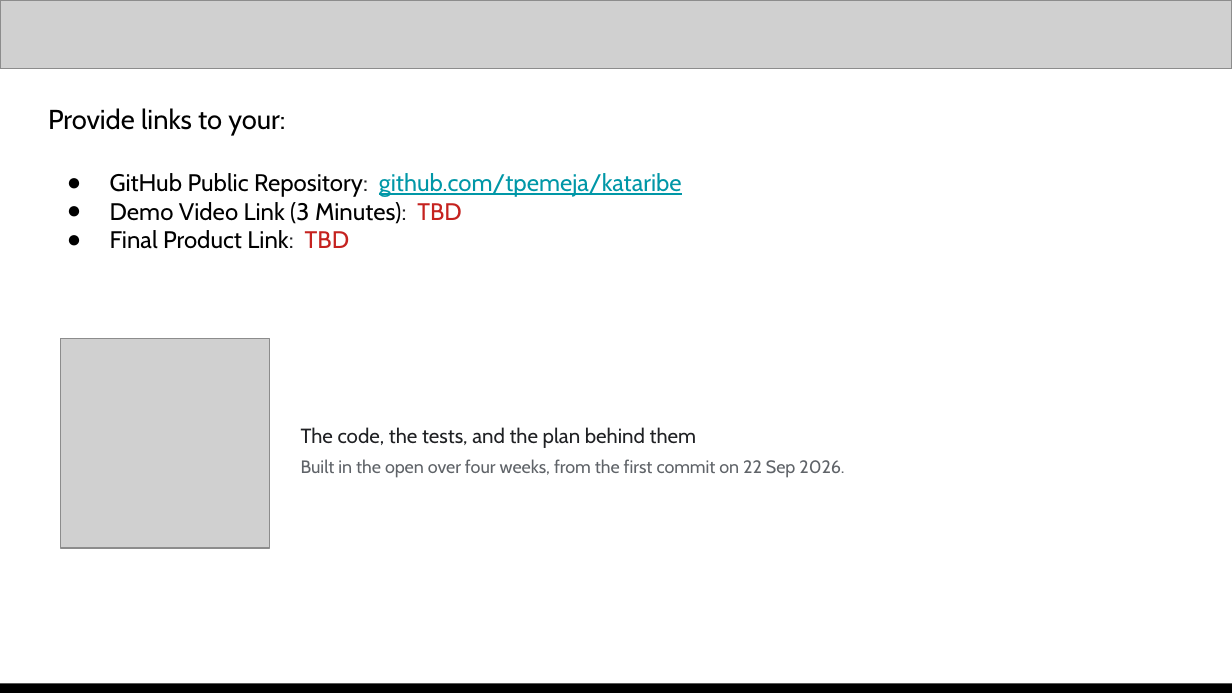
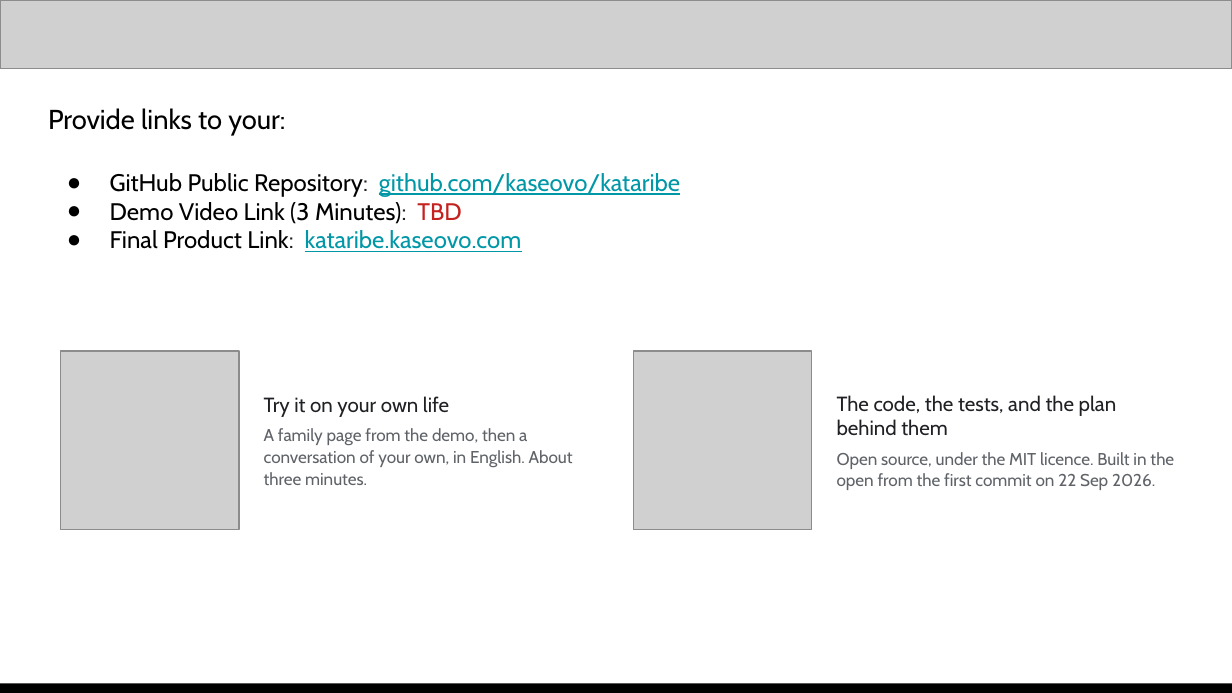
Before and after one commit to kaseovo/kataribe, a slide deck: slide 13 of docs/demo/kataribe-pitch-deck.pptx. Drawn at 1232x693 pixels with LibreOffice and Linux fonts; fonts in the diff are those of the drawing; grey boxes stand for pictures. Boxes give left, top, right and bottom in pixels: in the first picture for what was removed or moved away, otherwise in the second. Text is boxed around its words. In the diff, an @@ line names an element or a change of style, - is before the commit and + after.

```diff
--- a/docs/demo/kataribe-pitch-deck.pptx
+++ b/docs/demo/kataribe-pitch-deck.pptx
@@ text at (110,173,680,197): text changed @@
-● GitHub Public Repository: github.com/tpemeja/kataribe
+● GitHub Public Repository: github.com/kaseovo/kataribe
@@ text at (110,230,522,252): text changed; text colour #000000 to #0097A7 @@
-● Final Product Link: TBD
+● Final Product Link: kataribe.kaseovo.com
@@ picture: place and size @@
-picture at (60,339,270,548)
+picture at (60,351,239,530)
@@ picture added at (633,351,812,530) @@
@@ text "The code, the tests, and ...": place and size @@
-text "The code, the tests, and ..." at (301,427,844,478)
+text "The code, the tests, and ..." at (837,395,1174,490)
@@ text added at (264,396,573,485), 10 pt, text #5F6368 @@
+Try it on your own life
+A family page from the demo, then a conversation of your own, in English. About three minutes.
@@ text at (837,452,1174,490): text changed; size 10.5 to 10 pt @@
-Built in the open over four weeks, from the first commit on 22 Sep 2026.
+Open source, under the MIT licence. Built in the open from the first commit on 22 Sep 2026.
```
Also in this commit, not shown: 12 other slides changed, 9 other files.
